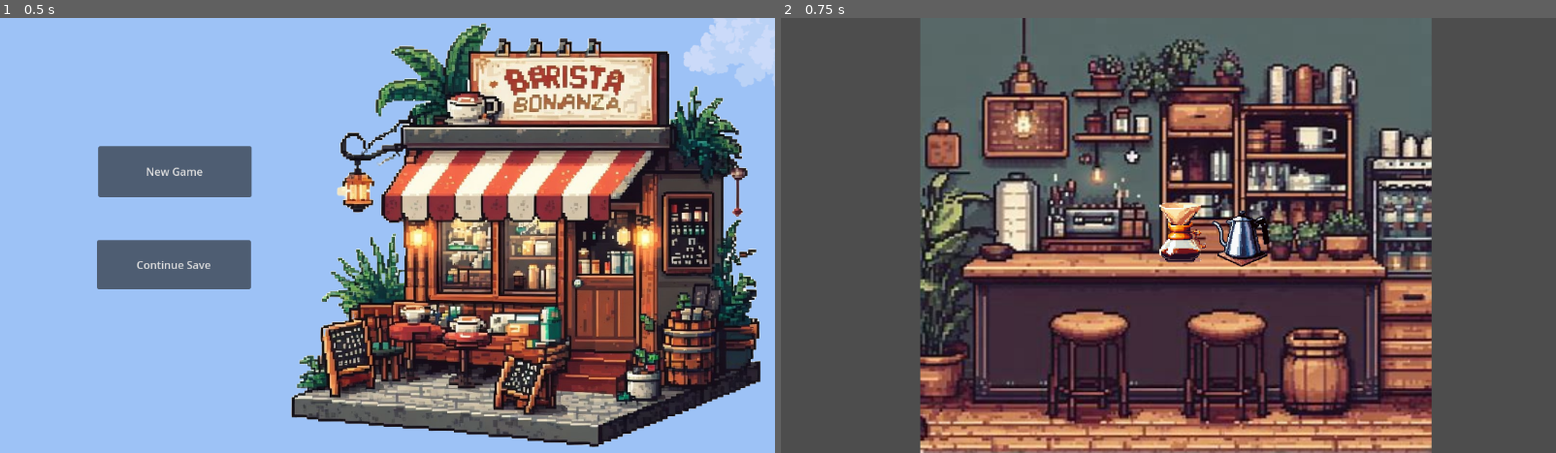
Above: before the commit, frames 1-2 (left to right).
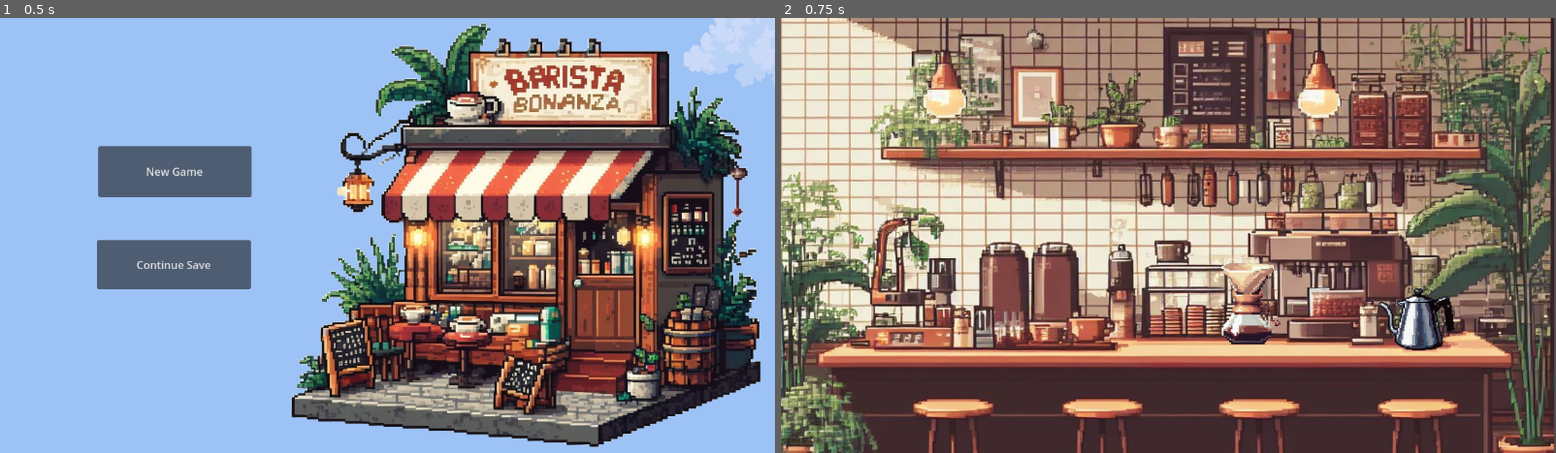
Above: after the commit, the same moments.

Repository: AngeloSaez/Barista-Bonanza
Game: Godot game, scene res://TitleScreen/TitleScreen.tscn
The game is run twice, just before and just after one commit, with the same random seed, the same clock (stepped at 60 frames per second) and the same inputs.
Inputs:
- Up to frame 1 (0.5 s): no input
- Up to frame 2 (0.75 s): click "New Game" at 0.5 s

Frame 1 is identical in both runs. In frame 2, 88% of the frame differs, in the area x 0-100%, y 0-100%.

Commit message:
UpdateLevel1

Diff:
--- a/Barista/Levels/Level1.tscn
+++ b/Barista/Levels/Level1.tscn
@@ -1,8 +1,8 @@
-[gd_scene load_steps=4 format=3 uid="uid://bvdcc2e4ijhf3"]
+[gd_scene load_steps=4 format=3 uid="uid://dp5nfecdmg4d6"]
 
-[ext_resource type="Texture2D" uid="uid://b6ocm6b3lr6um" path="res://Assets/CoffeeShop/ShopCounter.jpg" id="1_i4rsj"]
-[ext_resource type="Texture2D" uid="uid://ny4a6vewb77m" path="res://Assets/PourOver/Kettle.png" id="2_vb5d8"]
-[ext_resource type="Texture2D" uid="uid://cpy5v85jni8gd" path="res://Assets/PourOver/Chemex.png" id="3_11ih4"]
+[ext_resource type="Texture2D" uid="uid://of1mocbcy37u" path="res://Assets/CoffeeShop/Counter.jpg" id="1_c56c4"]
+[ext_resource type="Texture2D" uid="uid://21vth6csf5lj" path="res://Assets/PourOver/Kettle.png" id="2_vb5d8"]
+[ext_resource type="Texture2D" uid="uid://hjbkqkubuyoc" path="res://Assets/PourOver/Chemex.png" id="3_11ih4"]
 
 [node name="Level_One" type="Node2D"]
 
@@ -11,20 +11,20 @@
 
 [node name="ParallaxBackground" type="ParallaxBackground" parent="TileMap"]
 
-[node name="ShopCounter" type="Sprite2D" parent="."]
-position = Vector2(587, 334.5)
-scale = Vector2(2.16524, 1.94587)
-texture = ExtResource("1_i4rsj")
+[node name="AnotherCounter" type="Sprite2D" parent="."]
+position = Vector2(573, 295)
+scale = Vector2(1.125, 1.08594)
+texture = ExtResource("1_c56c4")
+metadata/_edit_lock_ = true
+
+[node name="Chemex" type="Sprite2D" parent="."]
+position = Vector2(699, 426)
+scale = Vector2(0.205717, 0.175606)
+texture = ExtResource("3_11ih4")
 metadata/_edit_lock_ = true
 
 [node name="Kettle" type="Sprite2D" parent="."]
-position = Vector2(686, 315)
-scale = Vector2(0.43661, 0.409544)
+position = Vector2(948, 439)
+scale = Vector2(0.578347, 0.519409)
 texture = ExtResource("2_vb5d8")
 metadata/_edit_lock_ = true
-
-[node name="NewChemex" type="Sprite2D" parent="."]
-position = Vector2(593, 320)
-scale = Vector2(0.166504, 0.127686)
-texture = ExtResource("3_11ih4")
-metadata/_edit_lock_ = true
--- a/Barista/project.godot
+++ b/Barista/project.godot
@@ -12,7 +12,7 @@
 
 config/name="Barista"
 run/main_scene="res://TitleScreen/TitleScreen.tscn"
-config/features=PackedStringArray("4.1", "GL Compatibility")
+config/features=PackedStringArray("4.0", "GL Compatibility")
 config/icon="res://icon.svg"
 
 [rendering]
Binary file added: Barista/Assets/CoffeeShop/Counter.jpg
Not shown, added: Barista/Assets/CoffeeShop/Counter.jpg.import
Binary file added: Barista/Assets/Extras/KettleWithTray.png
Not shown, added: Barista/Assets/Extras/KettleWithTray.png.import
Binary file added: Barista/Assets/Extras/NoFilterChemex.png
Not shown, added: Barista/Assets/Extras/NoFilterChemex.png.import
Binary file added: Barista/Assets/Extras/NoFilterKettle.png
Not shown, added: Barista/Assets/Extras/NoFilterKettle.png.import
Binary file changed: Barista/Assets/PourOver/Chemex.png
Binary file changed: Barista/Assets/PourOver/Kettle.png
Not shown, changed: Barista/Assets/PourOver/Kettle.png.import
